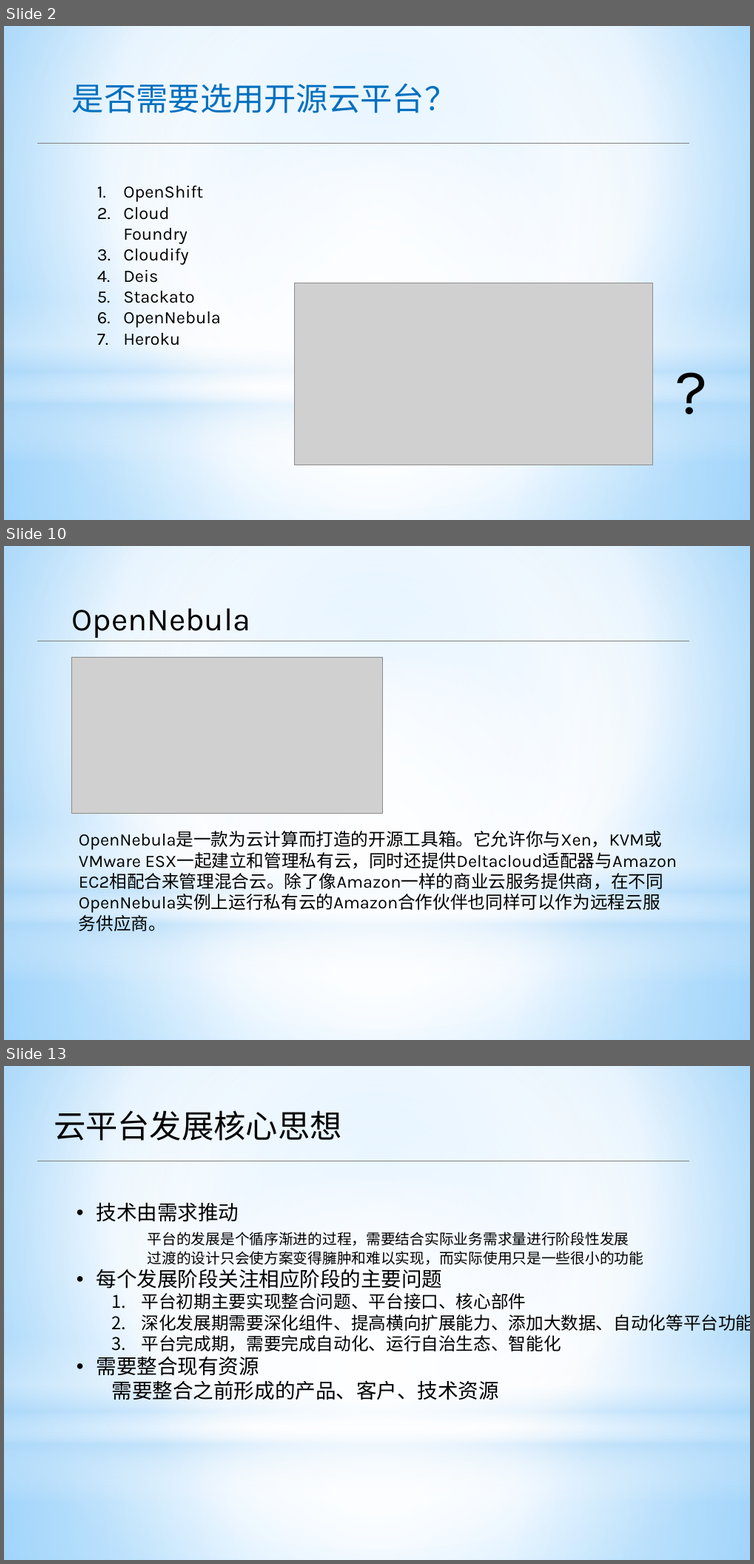
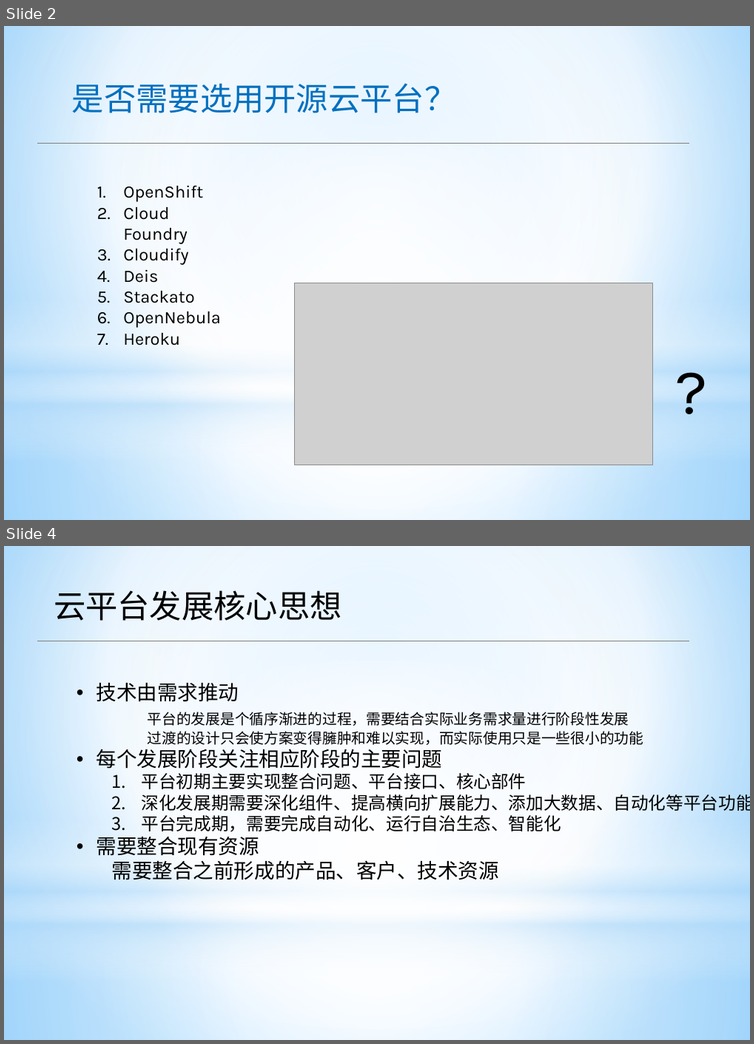
Before and after one commit to apporoad/DesignAndScheme2017, a slide deck: c云服务架构/Paas架构设计.pptx. Shown one above the other, each under a label of ours: slides 2, 10 and 13 before the commit, slides 2 and 4 after it; the slides between them are not shown. The pictures are 754x1564 and 754x1044 pixels, drawn with LibreOffice and Linux fonts; fonts in the diff are those of the drawing; grey boxes stand for pictures. Boxes give left, top, right and bottom in pixels: in the first picture for what was removed or moved away, otherwise in the second. Text is boxed around its words. In the diff, an @@ line names an element or a change of style, - is before the commit and + after.

```diff
--- a/c云服务架构/Paas架构设计.pptx
+++ b/c云服务架构/Paas架构设计.pptx
@@ slide 10 removed at (4, 546, 750, 1040), background gradient #9ED5FF to #FFFFFF to #5BB9FF; not listed: 4 template elements that a slide beside it also shows @@
@@ text removed at (72, 608, 250, 638) @@
-OpenNebula
@@ line removed from (37, 641) to (689, 641) @@
@@ picture removed at (71, 657, 383, 814) @@
@@ text removed at (79, 831, 677, 932) @@
-OpenNebula是一款为云计算而打造的开源工具箱。它允许你与Xen，KVM或VMware ESX一起建立和管理私有云，同时还提供Deltacloud适配器与Amazon EC2相配合来管理混合云。除了像Amazon一样的商业云服务提供商，在不同OpenNebula实例上运行私有云的Amazon合作伙伴也同样可以作为远程云服务供应商。
@@ what was slide 13 is now slide 4 @@
```
Also in this commit, not shown: 8 slides changed, 1 slide added, 11 other slides removed, 5 other files.
